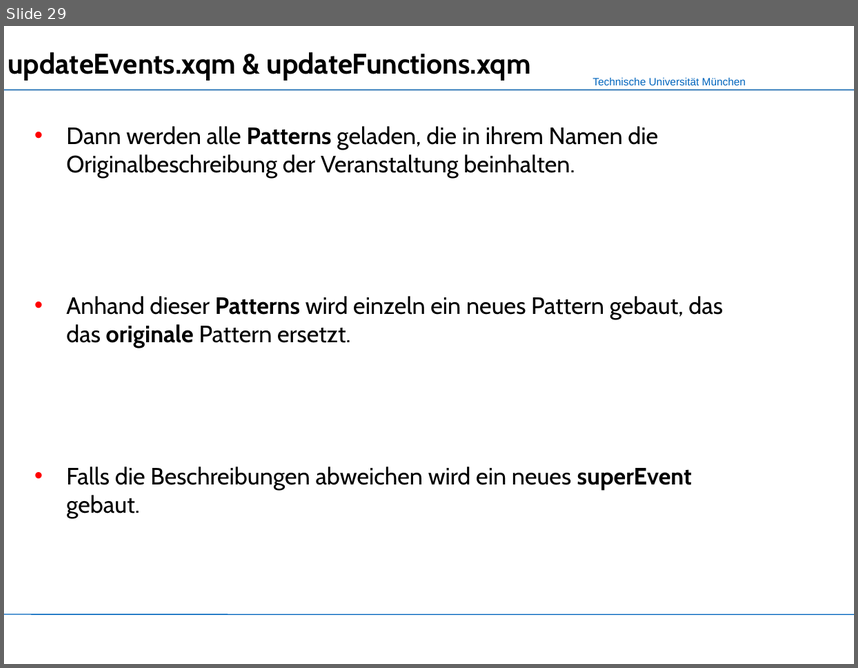
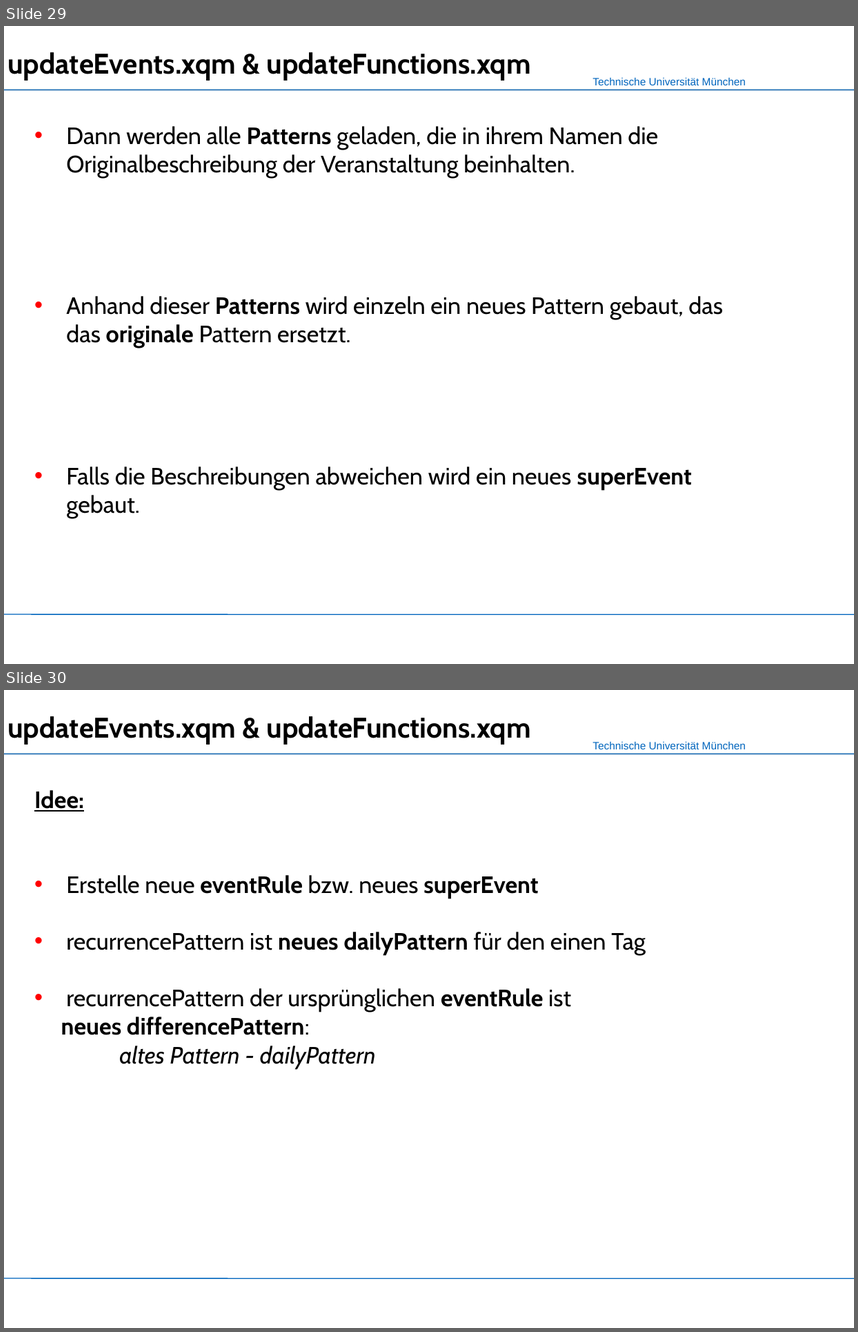
Before and after one commit to mokshasoul/XML-Praktikum, a slide deck: Slides/Slides_CalendarX-1.ppt. Shown one above the other, each under a label of ours: slide 29 before the commit, slides 29 and 30 after it. The pictures are 858x668 and 858x1332 pixels, drawn with LibreOffice and Linux fonts; fonts in the diff are those of the drawing; background and template pictures are left out. Boxes give left, top, right and bottom in pixels: in the first picture for what was removed or moved away, otherwise in the second. Text is boxed around its words. In the diff, an @@ line names an element or a change of style, - is before the commit and + after.

```diff
--- a/Slides/Slides_CalendarX-1.ppt
+++ b/Slides/Slides_CalendarX-1.ppt
@@ slide 30 added at [4, 690, 854, 1328], background #FFFFFF; not listed: 4 template elements that a slide beside it also shows @@
@@ title added at [7, 716, 531, 745], 24 pt, text #000000, bold @@
+updateEvents.xqm & updateFunctions.xqm
@@ text added at [34, 790, 646, 1069], 20 pt, text #000000 @@
+Idee:
+• Erstelle neue eventRule bzw. neues superEvent
+• recurrencePattern ist neues dailyPattern für den einen Tag
+• recurrencePattern der ursprünglichen eventRule ist
+neues differencePattern:
+    altes Pattern - dailyPattern
```
Also in this commit, not shown: 12 slides changed, 6 other slides added, 5 slides removed.
